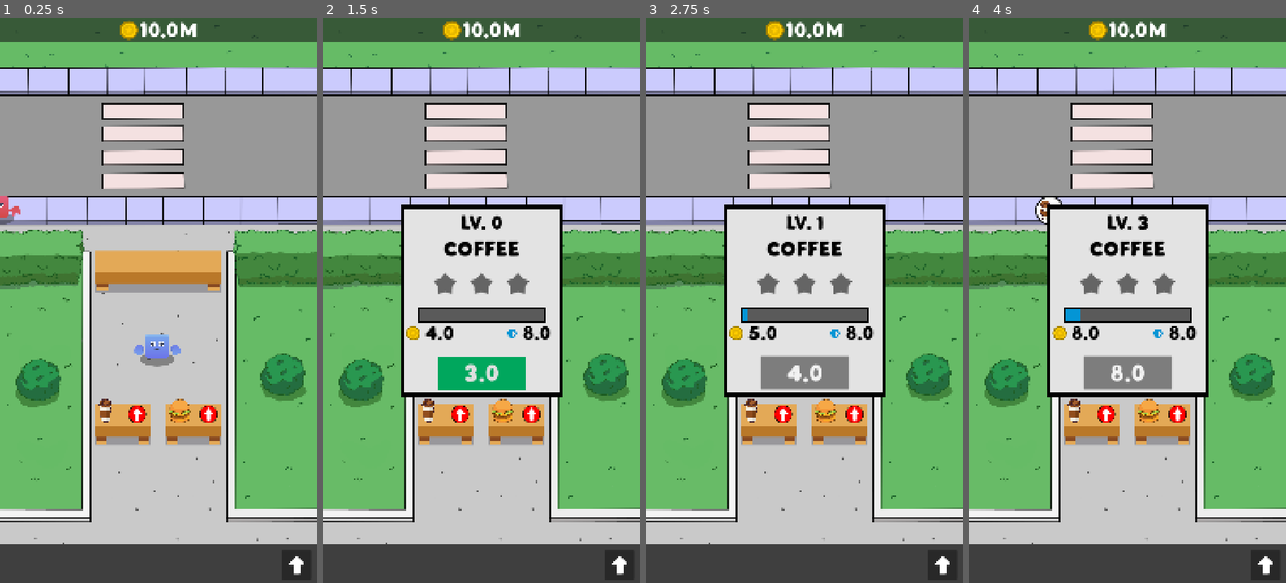
Above: before the commit, frames 1-4 (left to right).
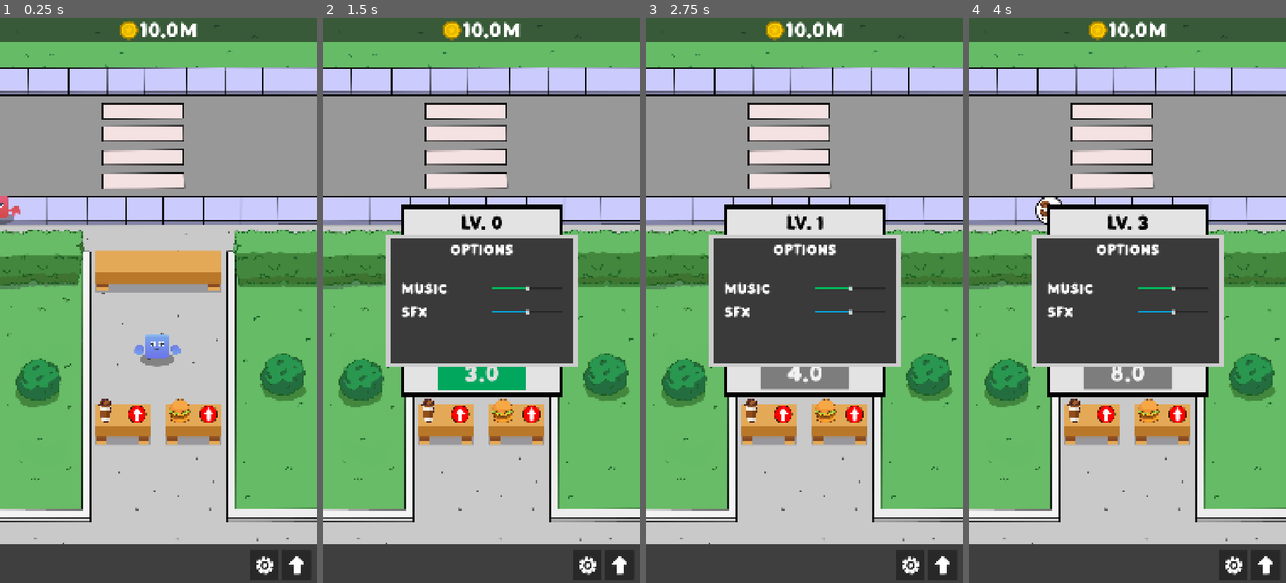
Above: after the commit, the same moments.

Repository: LHO-Developments/Godot-Projects
Game: Godot game, scene res://Scenes/game/game.tscn
The game is run twice, just before and just after one commit, with the same random seed, the same clock (stepped at 60 frames per second) and the same inputs.
Inputs (mouse positions are in pixels of both pictures, inside the frame that each line leads up to):
- Up to frame 1 (0.25 s): no input
- Up to frame 2 (1.5 s): click (586, 566) at 0.52 s; click (459, 413) at 1.25 s
- Up to frame 3 (2.75 s): click "3.0" at 2 s
- Up to frame 4 (4 s): click "4.0" at 2.75 s; click "6.0" at 3.5 s

The runs differ from the first frame. In frame 1, 0.1% of the frame differs, in the area x 80-87%, y 95-99%; in frame 2, 14%; in frame 3, 14%; in frame 4, 14%, in the area x 19-87%, y 38-99%.

Commit message:
add sound option menu

Diff:
--- a/Idle Food Stand/idle-food-stand/Scenes/game/game.tscn
+++ b/Idle Food Stand/idle-food-stand/Scenes/game/game.tscn
@@ -23,6 +23,7 @@
 [ext_resource type="FontFile" uid="uid://fkmtg2y181q" path="res://Idle Tycoon Assets/Fonts/Bake Soda.otf" id="21_qequx"]
 [ext_resource type="LabelSettings" uid="uid://cin8h3t2jtvog" path="res://customer_fonts/label_48_black.tres" id="22_27ybv"]
 [ext_resource type="Texture2D" uid="uid://b7b3egno3r8uf" path="res://Idle Tycoon Assets/Sprites/UI/arrowUp.png" id="22_btxna"]
+[ext_resource type="Texture2D" uid="uid://bgnejxj8sk3nt" path="res://Idle Tycoon Assets/Sprites/UI/gear.png" id="23_68wwg"]
 [ext_resource type="Texture2D" uid="uid://powy61lxqjfh" path="res://Idle Tycoon Assets/Sprites/Characters/face_b.png" id="23_btxna"]
 
 [sub_resource type="LabelSettings" id="LabelSettings_27ybv"]
@@ -50,6 +51,27 @@
 
 [sub_resource type="StyleBoxFlat" id="StyleBoxFlat_5mbx8"]
 bg_color = Color(0.156863, 0.721569, 0, 1)
+
+[sub_resource type="StyleBoxFlat" id="StyleBoxFlat_btxna"]
+bg_color = Color(0.227451, 0.227451, 0.227451, 1)
+border_width_left = 12
+border_width_top = 12
+border_width_right = 12
+border_width_bottom = 12
+
+[sub_resource type="LabelSettings" id="LabelSettings_68wwg"]
+font = ExtResource("21_qequx")
+font_size = 48
+
+[sub_resource type="LabelSettings" id="LabelSettings_duc3a"]
+font = ExtResource("21_qequx")
+font_size = 48
+
+[sub_resource type="StyleBoxFlat" id="StyleBoxFlat_jodyk"]
+bg_color = Color(0, 0.717647, 0.360784, 1)
+
+[sub_resource type="StyleBoxFlat" id="StyleBoxFlat_dlt2v"]
+bg_color = Color(0, 0.65098, 0.882353, 1)
 
 [node name="Game" type="Node2D"]
 
@@ -251,6 +273,23 @@
 icon = ExtResource("22_btxna")
 expand_icon = true
 
+[node name="OptionsButton" type="Button" parent="GameUI/BottomBar/Panel"]
+custom_minimum_size = Vector2(100, 100)
+layout_mode = 1
+anchors_preset = 3
+anchor_left = 1.0
+anchor_top = 1.0
+anchor_right = 1.0
+anchor_bottom = 1.0
+offset_left = -231.0
+offset_top = -113.0
+offset_right = -131.0
+offset_bottom = -13.0
+grow_horizontal = 0
+grow_vertical = 0
+icon = ExtResource("23_68wwg")
+expand_icon = true
+
 [node name="Shop" type="Control" parent="GameUI"]
 visible = false
 custom_minimum_size = Vector2(700, 1000)
@@ -595,12 +634,105 @@
 theme_override_styles/normal = SubResource("StyleBoxFlat_5mbx8")
 text = "50"
 
+[node name="Option" type="Control" parent="GameUI"]
+visible = false
+custom_minimum_size = Vector2(650, 450)
+layout_mode = 3
+anchors_preset = 8
+anchor_left = 0.5
+anchor_top = 0.5
+anchor_right = 0.5
+anchor_bottom = 0.5
+offset_left = -325.0
+offset_top = -225.0
+offset_right = 325.0
+offset_bottom = 225.0
+grow_horizontal = 2
+grow_vertical = 2
+
+[node name="Panel" type="Panel" parent="GameUI/Option"]
+layout_mode = 1
+anchors_preset = 15
+anchor_right = 1.0
+anchor_bottom = 1.0
+grow_horizontal = 2
+grow_vertical = 2
+theme_override_styles/panel = SubResource("StyleBoxFlat_btxna")
+
+[node name="Label" type="Label" parent="GameUI/Option/Panel"]
+layout_mode = 1
+anchors_preset = 5
+anchor_left = 0.5
+anchor_right = 0.5
+offset_left = -108.0
+offset_top = 20.0
+offset_right = 108.0
+offset_bottom = 78.0
+grow_horizontal = 2
+text = "OPTIONS"
+label_settings = SubResource("LabelSettings_68wwg")
+
+[node name="VBoxContainer" type="VBoxContainer" parent="GameUI/Option/Panel"]
+custom_minimum_size = Vector2(550, 180)
+layout_mode = 1
+anchors_preset = 8
+anchor_left = 0.5
+anchor_top = 0.5
+anchor_right = 0.5
+anchor_bottom = 0.5
+offset_left = -275.0
+offset_top = -72.0
+offset_right = 275.0
+offset_bottom = 108.0
+grow_horizontal = 2
+grow_vertical = 2
+theme_override_constants/separation = 20
+
+[node name="HBoxContainer" type="HBoxContainer" parent="GameUI/Option/Panel/VBoxContainer"]
+layout_mode = 2
+
+[node name="Label" type="Label" parent="GameUI/Option/Panel/VBoxContainer/HBoxContainer"]
+layout_mode = 2
+text = "MUSIC"
+label_settings = SubResource("LabelSettings_duc3a")
+
+[node name="MusicHSlider" type="HSlider" parent="GameUI/Option/Panel/VBoxContainer/HBoxContainer"]
+custom_minimum_size = Vector2(240, 0)
+layout_mode = 2
+size_flags_horizontal = 10
+size_flags_vertical = 1
+theme_override_styles/grabber_area = SubResource("StyleBoxFlat_jodyk")
+max_value = 1.0
+step = 0.01
+value = 0.5
+
+[node name="HBoxContainer2" type="HBoxContainer" parent="GameUI/Option/Panel/VBoxContainer"]
+layout_mode = 2
+
+[node name="Label" type="Label" parent="GameUI/Option/Panel/VBoxContainer/HBoxContainer2"]
+layout_mode = 2
+text = "SFX"
+label_settings = SubResource("LabelSettings_duc3a")
+
+[node name="SFXHSlider" type="HSlider" parent="GameUI/Option/Panel/VBoxContainer/HBoxContainer2"]
+custom_minimum_size = Vector2(240, 0)
+layout_mode = 2
+size_flags_horizontal = 10
+size_flags_vertical = 1
+theme_override_styles/grabber_area = SubResource("StyleBoxFlat_dlt2v")
+max_value = 1.0
+step = 0.01
+value = 0.5
+
 [connection signal="timeout" from="CustomerManager/SpawnTimer" to="CustomerManager" method="_on_spawn_timer_timeout"]
 [connection signal="pressed" from="GameUI/CoffeeButton" to="GameUI" method="_on_coffee_button_pressed"]
 [connection signal="pressed" from="GameUI/BurgerButton" to="GameUI" method="_on_burger_button_pressed"]
 [connection signal="pressed" from="GameUI/BottomBar/Panel/ShopButton" to="GameUI" method="_on_shop_button_pressed"]
+[connection signal="pressed" from="GameUI/BottomBar/Panel/OptionsButton" to="GameUI" method="_on_options_button_pressed"]
 [connection signal="pressed" from="GameUI/Shop/Panel/VBoxContainer/NewCashierCard/NewCashier1" to="GameUI" method="_on_new_cashier_1_pressed"]
 [connection signal="pressed" from="GameUI/Shop/Panel/VBoxContainer/FasterCoffeeCard/FasterCoffee" to="GameUI" method="_on_faster_coffee_pressed"]
 [connection signal="pressed" from="GameUI/Shop/Panel/VBoxContainer/NewCashierCard2/NewCashier2" to="GameUI" method="_on_new_cashier_2_pressed"]
 [connection signal="pressed" from="GameUI/Shop/Panel/VBoxContainer/FasterBurgerCard/FasterBurger" to="GameUI" method="_on_faster_burger_pressed"]
 [connection signal="pressed" from="GameUI/Shop/Panel/VBoxContainer/NewCashierCard3/NewCashier3" to="GameUI" method="_on_new_cashier_3_pressed"]
+[connection signal="value_changed" from="GameUI/Option/Panel/VBoxContainer/HBoxContainer/MusicHSlider" to="GameUI" method="_on_music_h_slider_value_changed"]
+[connection signal="value_changed" from="GameUI/Option/Panel/VBoxContainer/HBoxContainer2/SFXHSlider" to="GameUI" method="_on_sfxh_slider_value_changed"]
--- a/Idle Food Stand/idle-food-stand/Scenes/game/game_ui.gd
+++ b/Idle Food Stand/idle-food-stand/Scenes/game/game_ui.gd
@@ -26,6 +26,7 @@
 @onready var new_cashier_3: Button = %NewCashier3
 
 @onready var shop: Control = $Shop
+@onready var option: Control = $Option
 
 func _ready() -> void:
 	coffee_panel.init_upgrade_panel(GameManager.item_coffee);
@@ -95,3 +96,17 @@
 
 func _on_shop_button_pressed() -> void:
 	show_hide_shop_panel();
+
+
+func _on_music_h_slider_value_changed(value: float) -> void:
+	var music_index = AudioServer.get_bus_index("Music");
+	AudioServer.set_bus_volume_db(music_index, linear_to_db(value));
+
+
+func _on_sfxh_slider_value_changed(value: float) -> void:
+	var sfx_index = AudioServer.get_bus_index("SFX");
+	AudioServer.set_bus_volume_db(sfx_index, linear_to_db(value));
+
+
+func _on_options_button_pressed() -> void:
+	option.visible = true if not option.visible else false;
--- a/Idle Food Stand/idle-food-stand/autoloads/game_manager.gd
+++ b/Idle Food Stand/idle-food-stand/autoloads/game_manager.gd
@@ -44,7 +44,7 @@
 	while display_amount >= 1000 and index < suffixes.size() - 1:
 		display_amount = display_amount / 1000;
 		index += 1;
-	print(str(round_to_one_decimal(display_amount)) + suffixes[index]);
+
 	return str(round_to_one_decimal(display_amount)) + suffixes[index];
 
 func round_to_one_decimal(value: float) -> float:
--- a/Idle Food Stand/idle-food-stand/autoloads/sound_manager.tscn
+++ b/Idle Food Stand/idle-food-stand/autoloads/sound_manager.tscn
@@ -9,7 +9,6 @@
 
 [node name="MusicPlayer" type="AudioStreamPlayer" parent="."]
 stream = ExtResource("2_xy5rq")
-volume_db = -20.0
 autoplay = true
 bus = &"Music"
 
--- a/Idle Food Stand/idle-food-stand/default_bus_layout.tres
+++ b/Idle Food Stand/idle-food-stand/default_bus_layout.tres
@@ -1,6 +1,7 @@
 [gd_resource type="AudioBusLayout" format=3 uid="uid://caxkvyue7vsqx"]
 
 [resource]
+bus/0/volume_db = 6.02
 bus/1/name = &"Music"
 bus/1/solo = false
 bus/1/mute = false
@@ -11,5 +12,5 @@
 bus/2/solo = false
 bus/2/mute = false
 bus/2/bypass_fx = false
-bus/2/volume_db = -4.003
+bus/2/volume_db = -5.04538
 bus/2/send = &"Master"
Not shown: 1 places in Idle Food Stand/idle-food-stand/Scenes/game/game.tscn that only renumber resources
